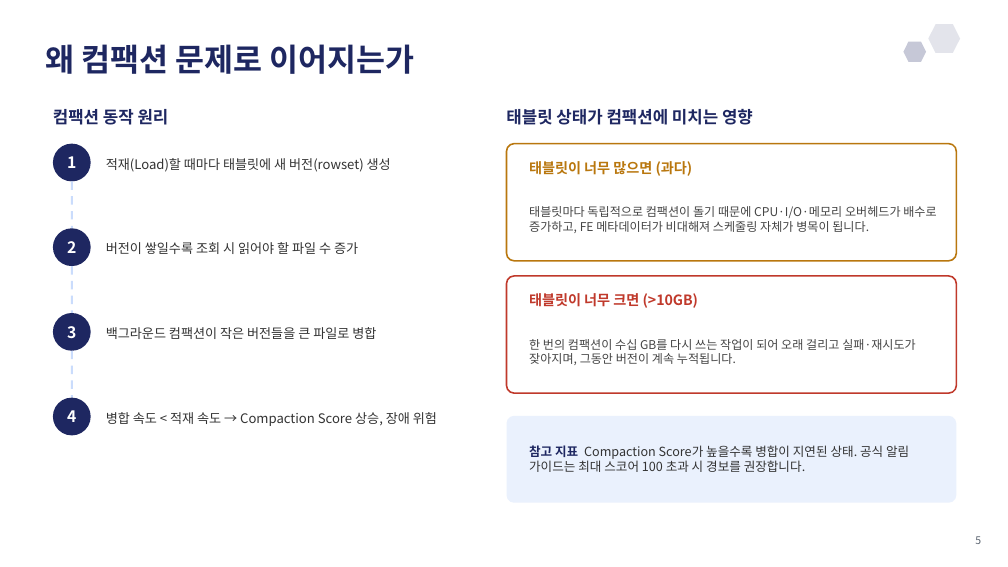
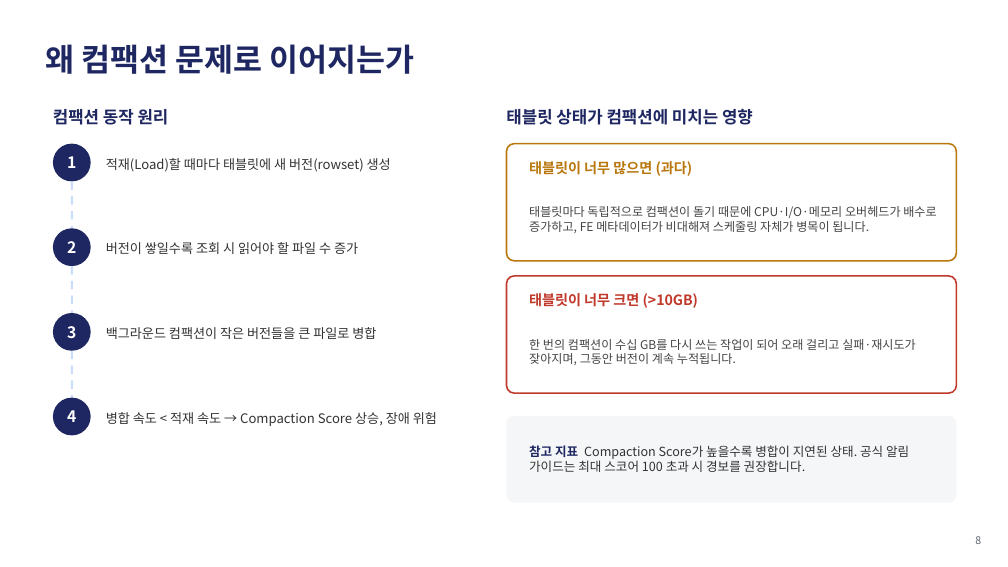
Before and after one commit to jungho-shin/my-react-app, a slide deck: slide 8 of etc/StarRocks/StarRocks_파티션_버킷_관리_발표자료.pptx (slide 5 before the commit). Drawn at 1008x567 pixels with LibreOffice and Linux fonts; fonts in the diff are those of the drawing. Boxes give left, top, right and bottom in pixels: in the first picture for what was removed or moved away, otherwise in the second. Text is boxed around its words. In the diff, an @@ line names an element or a change of style, - is before the commit and + after.

```diff
--- a/etc/StarRocks/StarRocks_파티션_버킷_관리_발표자료.pptx
+++ b/etc/StarRocks/StarRocks_파티션_버킷_관리_발표자료.pptx
@@ hexagon removed at (929, 24, 960, 53) @@
@@ hexagon removed at (904, 42, 926, 62) @@
@@ rounded rectangle at (507, 416, 957, 503): fill #EAF1FD to #F5F6F8 @@
```
Also in this commit, not shown: 8 other slides changed, 5 slides added.
